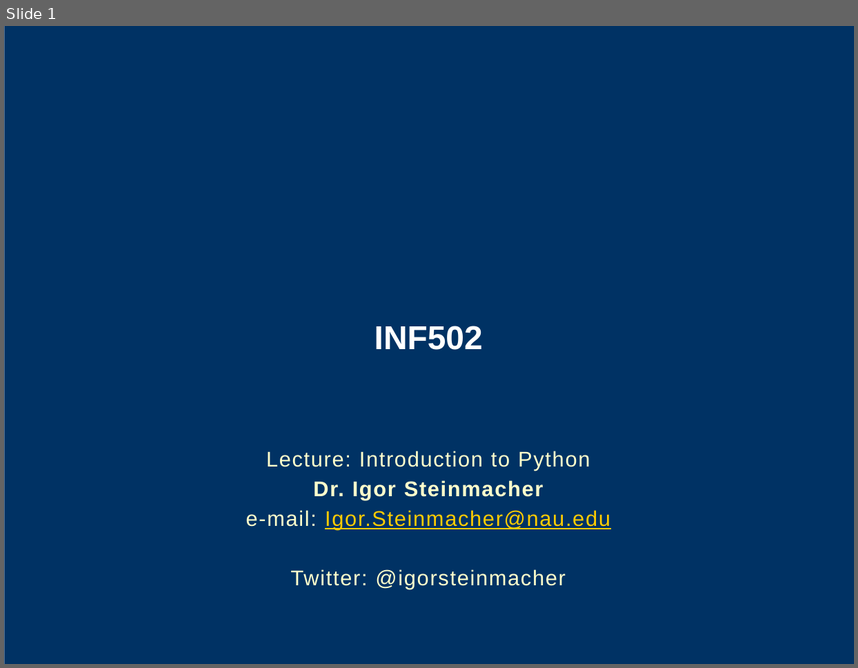
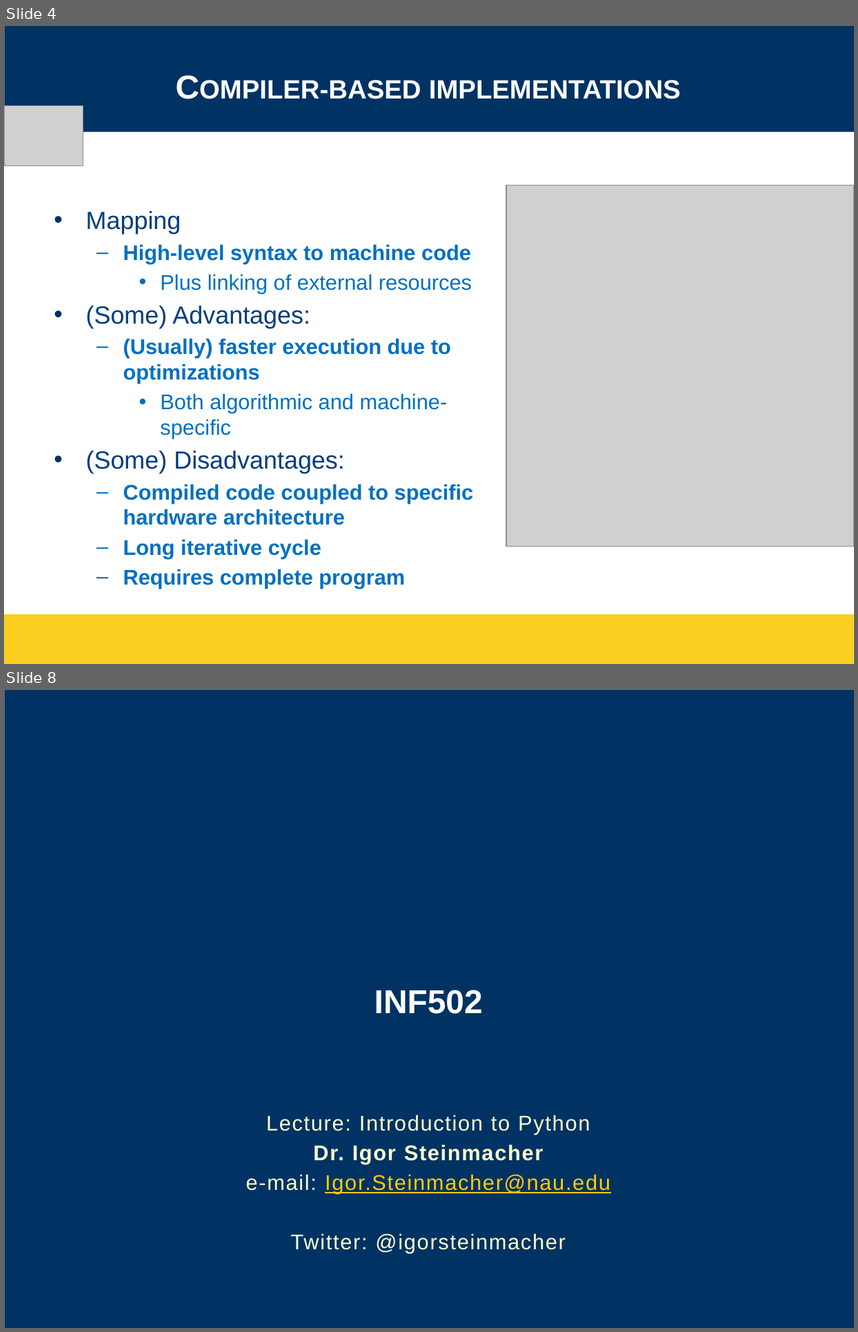
Before and after one commit to igorsteinmacher/INF502-Fall2020, a slide deck: slides/Python_ready_set_go.pptx. Shown one above the other, each under a label of ours: slide 1 before the commit, slides 4 and 8 after it; the slides between them are not shown. The pictures are 858x668 and 858x1332 pixels, drawn with LibreOffice and Linux fonts; fonts in the diff are those of the drawing; grey boxes stand for pictures; background and template pictures are left out. Boxes give left, top, right and bottom in pixels: in the first picture for what was removed or moved away, otherwise in the second. Text is boxed around its words. In the diff, an @@ line names an element or a change of style, - is before the commit and + after.

```diff
--- a/slides/Python_ready_set_go.pptx
+++ b/slides/Python_ready_set_go.pptx
@@ slide 4 added at box(4, 26, 854, 664), background #FFFFFF @@
@@ rectangle added at box(4, 26, 854, 132), fill #003264 @@
@@ title added at box(199, 80, 681, 99), 28 pt, text #FFFFFF, bold, small capitals @@
+Compiler-based implementations
@@ picture added at box(4, 106, 83, 166) @@
@@ rectangle added at box(4, 133, 854, 170), fill #FFFFFF @@
@@ picture added at box(506, 185, 854, 546) @@
@@ text added at box(86, 211, 474, 558), 18 pt, text #0070C0, bold @@
+• Mapping
+  – High-level syntax to machine code
+    • Plus linking of external resources
+• (Some) Advantages:
+  – (Usually) faster execution due to optimizations
+    • Both algorithmic and machine-specific
+• (Some) Disadvantages:
+  – Compiled code coupled to specific hardware architecture
+  – Long iterative cycle
+  – Requires complete program
@@ rectangle added at box(4, 615, 854, 664), fill #FBCE20 @@
@@ what was slide 1 is now slide 8 @@
```
Also in this commit, not shown: 1 slide changed, 6 other slides added, 27 other files.
